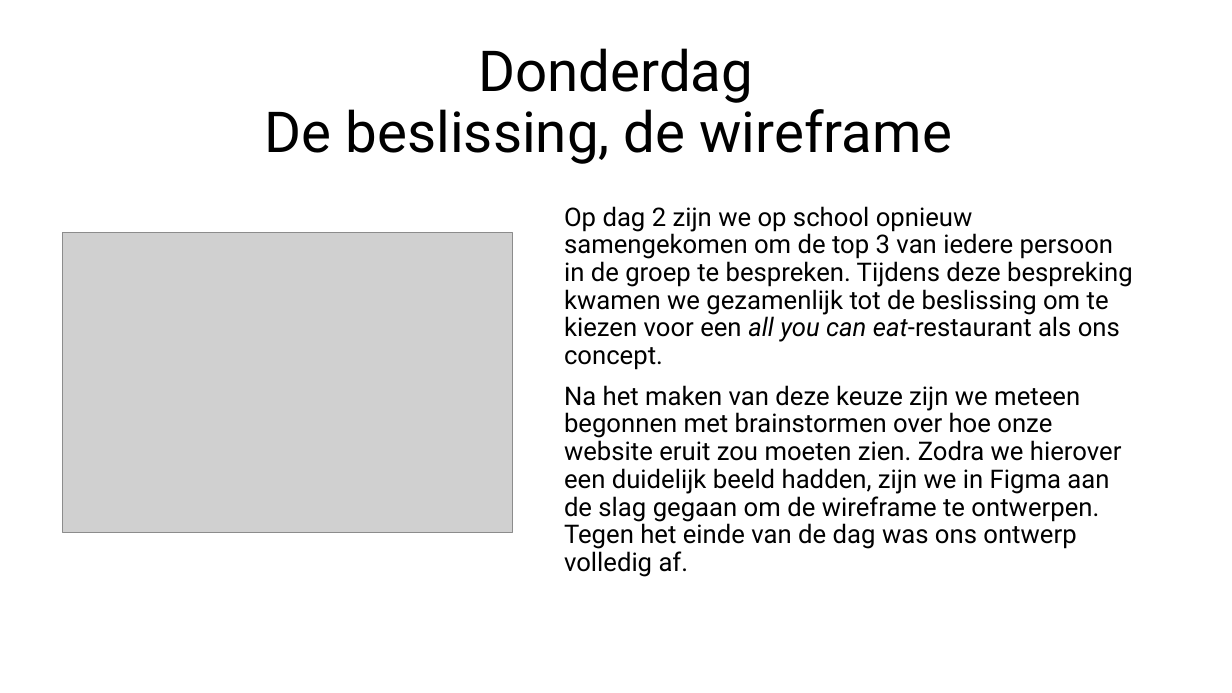
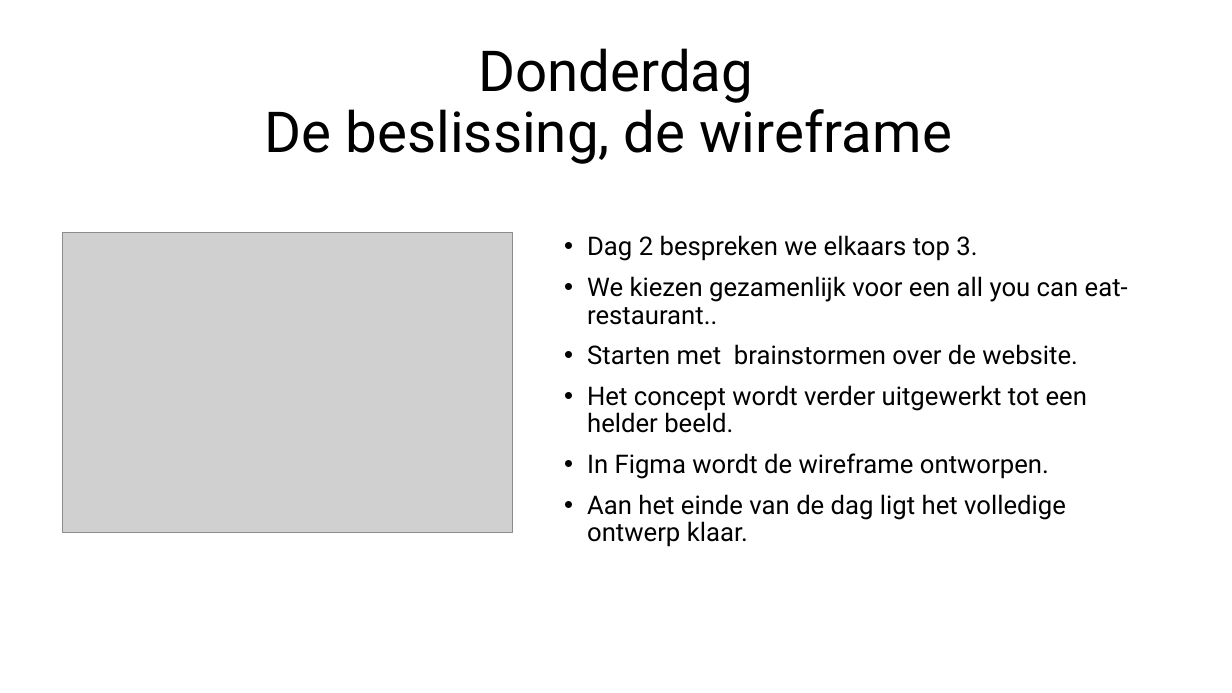
Before and after one commit to codezi-be/case, a slide deck: slide 3 of presentatie/CASE.pptx. Drawn at 1232x693 pixels with LibreOffice and Linux fonts; fonts in the diff are those of the drawing; grey boxes stand for pictures. Boxes give left, top, right and bottom in pixels: in the first picture for what was removed or moved away, otherwise in the second. Text is boxed around its words. In the diff, an @@ line names an element or a change of style, - is before the commit and + after.

```diff
--- a/presentatie/CASE.pptx
+++ b/presentatie/CASE.pptx
@@ text at box(587, 235, 1128, 547): text changed @@
-Op dag 2 zijn we op school opnieuw samengekomen om de top 3 van iedere persoon in de groep te bespreken. Tijdens deze bespreking kwamen we gezamenlijk tot de beslissing om te kiezen voor een all you can eat-restaurant als ons concept.
-Na het maken van deze keuze zijn we meteen begonnen met brainstormen over hoe onze website eruit zou moeten zien. Zodra we hierover een duidelijk beeld hadden, zijn we in Figma aan de slag gegaan om de wireframe te ontwerpen. Tegen het einde van de dag was ons ontwerp volledig af.
+• Dag 2 bespreken we elkaars top 3.
+• We kiezen gezamenlijk voor een all you can eat-restaurant..
+• Starten met brainstormen over de website.
+• Het concept wordt verder uitgewerkt tot een helder beeld.
+• In Figma wordt de wireframe ontworpen.
+• Aan het einde van de dag ligt het volledige ontwerp klaar.
```
Also in this commit, not shown: 7 other slides changed.
